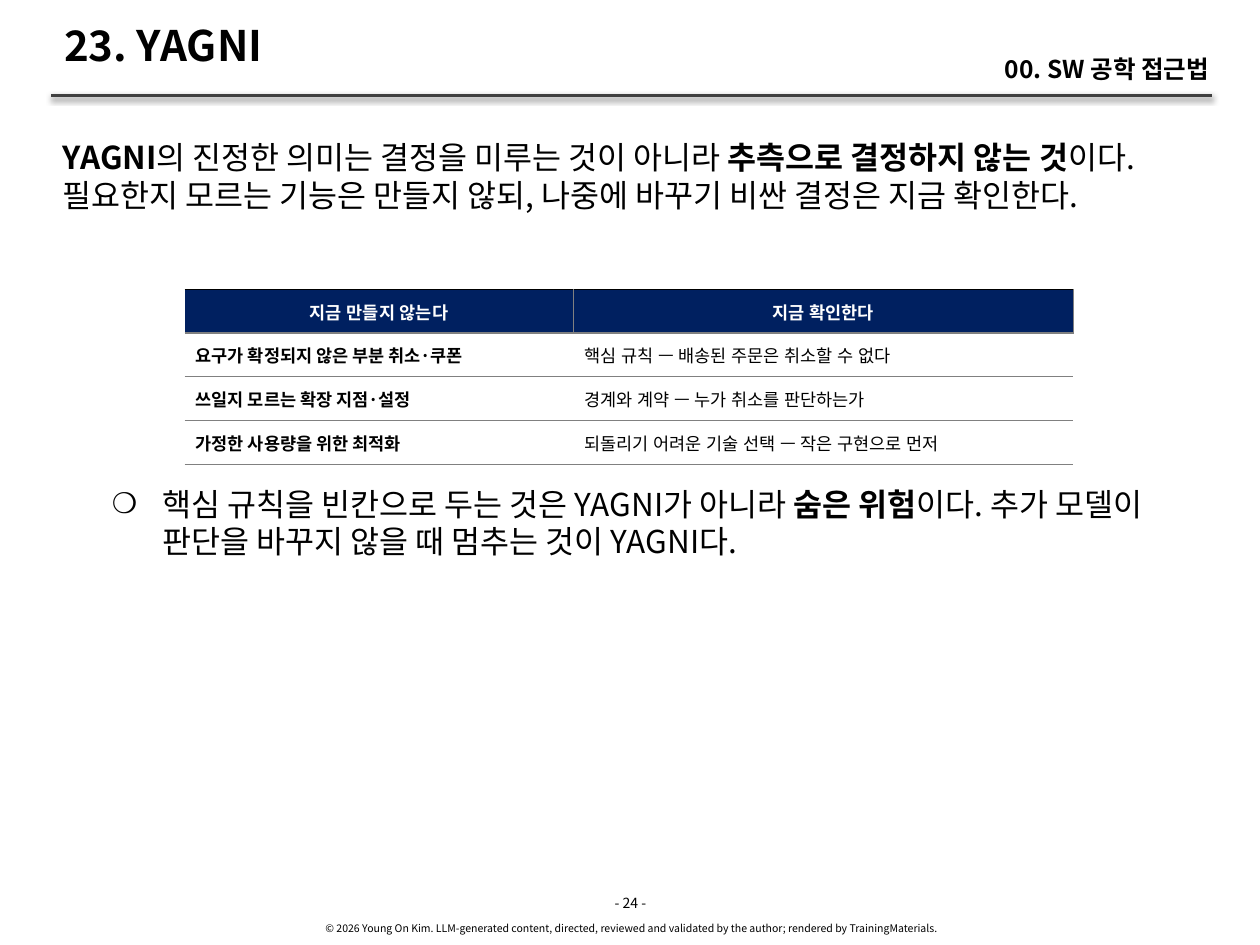
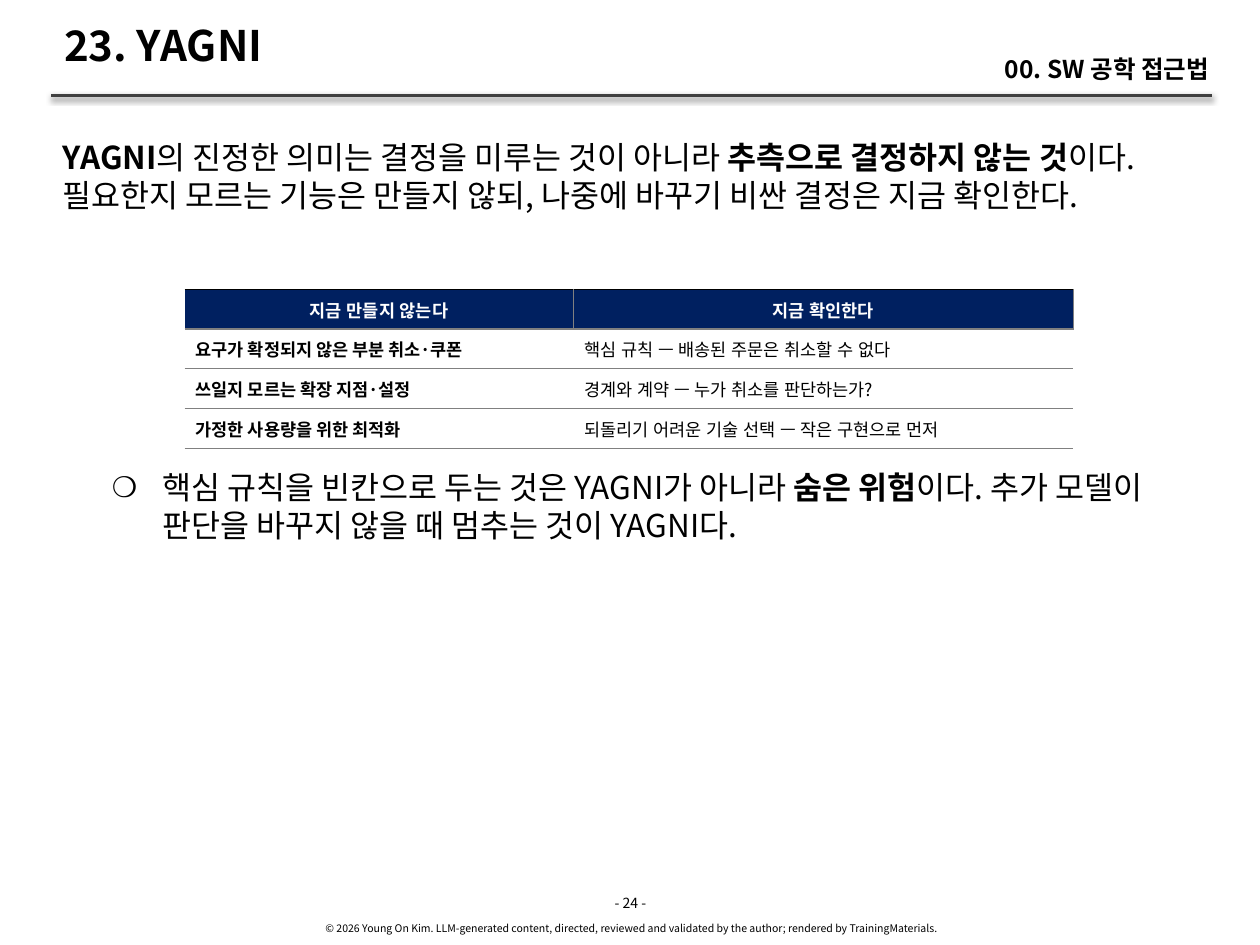
Before and after one commit to YoungSan77/TrainingMaterials, a slide deck: slide 24 of references/sw-engineering-approach/sw-engineering-approach.pptx. Drawn at 1260x945 pixels with LibreOffice and Linux fonts; fonts in the diff are those of the drawing. Boxes give left, top, right and bottom in pixels: in the first picture for what was removed or moved away, otherwise in the second. Text is boxed around its words. In the diff, an @@ line names an element or a change of style, - is before the commit and + after.

```diff
--- a/references/sw-engineering-approach/sw-engineering-approach.pptx
+++ b/references/sw-engineering-approach/sw-engineering-approach.pptx
@@ table at bbox=[185, 290, 1074, 824] @@
-row 3, column 2: 경계와 계약 — 누가 취소를 판단하는가
+row 3, column 2: 경계와 계약 — 누가 취소를 판단하는가?
@@ text "핵심 규칙을 빈칸으로 두는 것은 ...": place and size @@
-text "핵심 규칙을 빈칸으로 두는 것은 ..." at bbox=[163, 489, 1142, 556]
+text "핵심 규칙을 빈칸으로 두는 것은 ..." at bbox=[163, 472, 1142, 540]
```
Also in this commit, not shown: 16 other slides changed, 15 other files.
